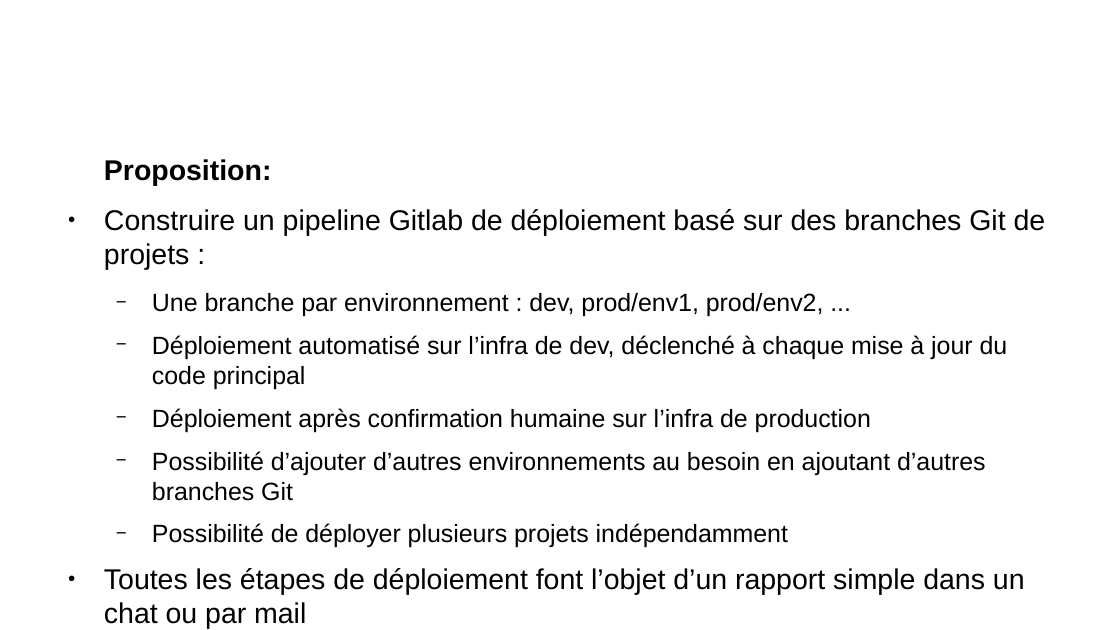
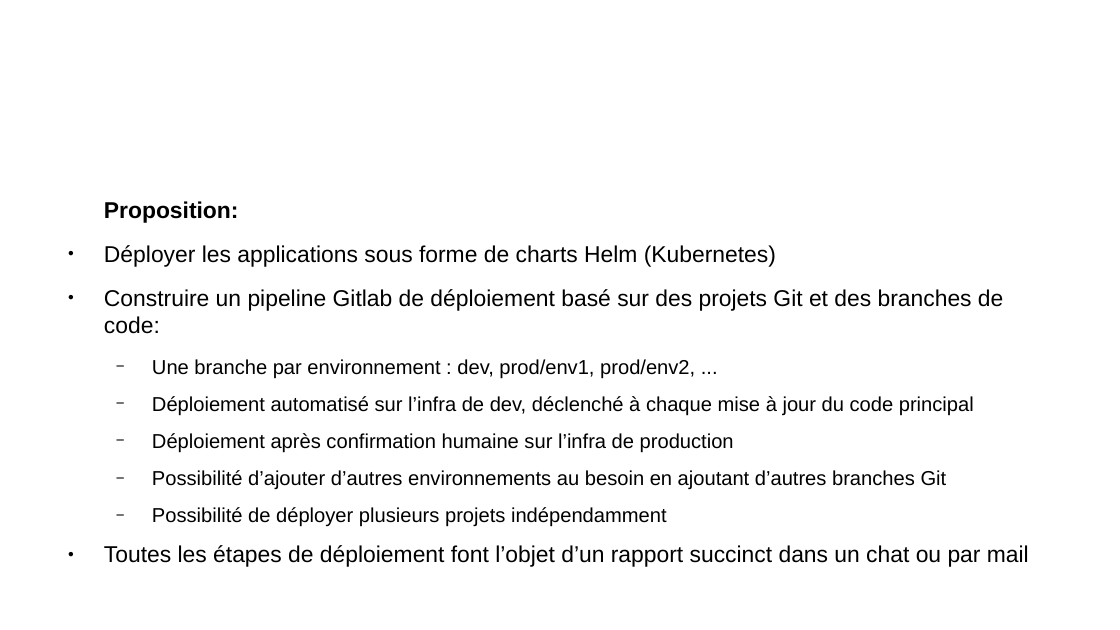
Before and after one commit to remipassmoilesel/ci-cd-plan, a slide deck: slide 17 of ci-cd-plan.odp. Drawn at 1120x630 pixels with LibreOffice and Linux fonts; fonts in the diff are those of the drawing; background and template pictures are left out. Boxes give left, top, right and bottom in pixels: in the first picture for what was removed or moved away, otherwise in the second. Text is boxed around its words. In the diff, an @@ line names an element or a change of style, - is before the commit and + after.

```diff
--- a/ci-cd-plan.odp
+++ b/ci-cd-plan.odp
@@ text at (x1=104, y1=201, x2=974, y2=527): size 20.1 to 16.2 pt in "Proposition:"; size 17.7 to 14.2 pt in "Une branche par environnement : dev, prod/env1, ...", "Déploiement automatisé sur l’infra de dev, déclenché ...", "Déploiement après confirmation humaine sur l’infra de ...", "Possibilité d’ajouter d’autres environnements au besoin en ..." and 1 more places @@
@@ text at (x1=104, y1=245, x2=1003, y2=334): text changed; size 20.1 to 16.2 pt @@
-● Construire un pipeline Gitlab de déploiement basé sur des branches Git de projets :
+● Déployer les applications sous forme de charts Helm (Kubernetes)
+● Construire un pipeline Gitlab de déploiement basé sur des projets Git et des branches de code:
@@ text at (x1=104, y1=545, x2=1029, y2=567): text changed; size 20.1 to 16.2 pt @@
-● Toutes les étapes de déploiement font l’objet d’un rapport simple dans un chat ou par mail
+● Toutes les étapes de déploiement font l’objet d’un rapport succinct dans un chat ou par mail
```
Also in this commit, not shown: 20 other slides changed.
